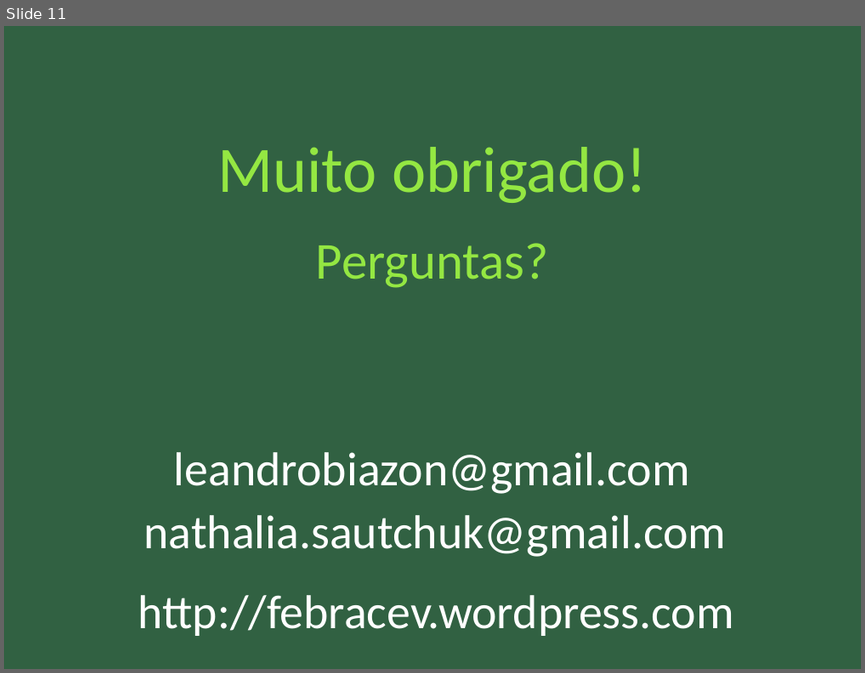
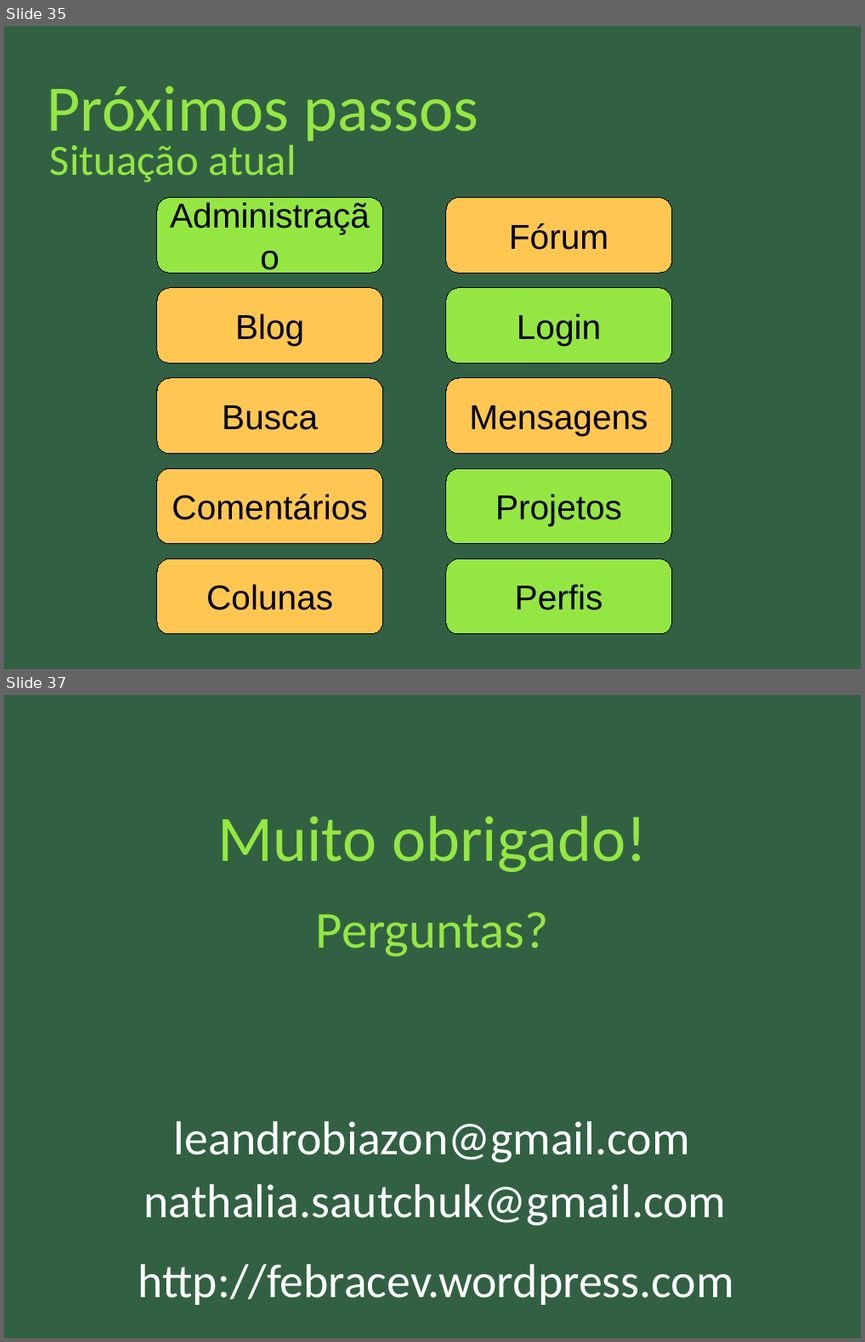
Before and after one commit to nathaliaspatricio/febracev, a slide deck: doc/atividades_psi/apresentacao_psi.odp. Shown one above the other, each under a label of ours: slide 11 before the commit, slides 35 and 37 after it; the slides between them are not shown. The pictures are 865x673 and 865x1342 pixels, drawn with LibreOffice and Linux fonts; fonts in the diff are those of the drawing. Boxes give left, top, right and bottom in pixels: in the first picture for what was removed or moved away, otherwise in the second. Text is boxed around its words. In the diff, an @@ line names an element or a change of style, - is before the commit and + after.

Commit message:
1a. apresentação ao PSI finalizada. Acréscimo da estrutura de projetos favoritos.

```diff
--- a/doc/atividades_psi/apresentacao_psi.odp
+++ b/doc/atividades_psi/apresentacao_psi.odp
@@ slide 35 added at [4,26,861,669], background #316142 @@
@@ title added at [46,86,478,146], 60 pt, text #94E742 @@
+Próximos passos
@@ title added at [50,145,296,182], 40 pt, text #94E742 @@
+Situação atual
@@ rounded rectangle added at [157,197,382,272], fill #94E742, outline #000000 0 pt, 32 pt, text #000000 @@
+Administração
@@ rounded rectangle added at [446,197,672,272], fill #FFC752, outline #000000 0 pt, 32 pt, text #000000 @@
+Fórum
@@ rounded rectangle added at [157,288,382,363], fill #FFC752, outline #000000 0 pt, 32 pt, text #000000 @@
+Blog
@@ rounded rectangle added at [446,288,672,363], fill #94E742, outline #000000 0 pt, 32 pt, text #000000 @@
+Login
@@ rounded rectangle added at [157,378,382,454], fill #FFC752, outline #000000 0 pt, 32 pt, text #000000 @@
+Busca
@@ rounded rectangle added at [446,378,672,454], fill #FFC752, outline #000000 0 pt, 32 pt, text #000000 @@
+Mensagens
@@ rounded rectangle added at [157,468,382,544], fill #FFC752, outline #000000 0 pt, 32 pt, text #000000 @@
+Comentários
@@ rounded rectangle added at [446,468,672,544], fill #94E742, outline #000000 0 pt, 32 pt, text #000000 @@
+Projetos
@@ rounded rectangle added at [157,559,382,634], fill #FFC752, outline #000000 0 pt, 32 pt, text #000000 @@
+Colunas
@@ rounded rectangle added at [446,559,672,634], fill #94E742, outline #000000 0 pt, 32 pt, text #000000 @@
+Perfis
@@ what was slide 11 is now slide 37 @@
```
Also in this commit, not shown: 6 slides changed, 27 other slides added, 2 slides removed, 6 other files.
